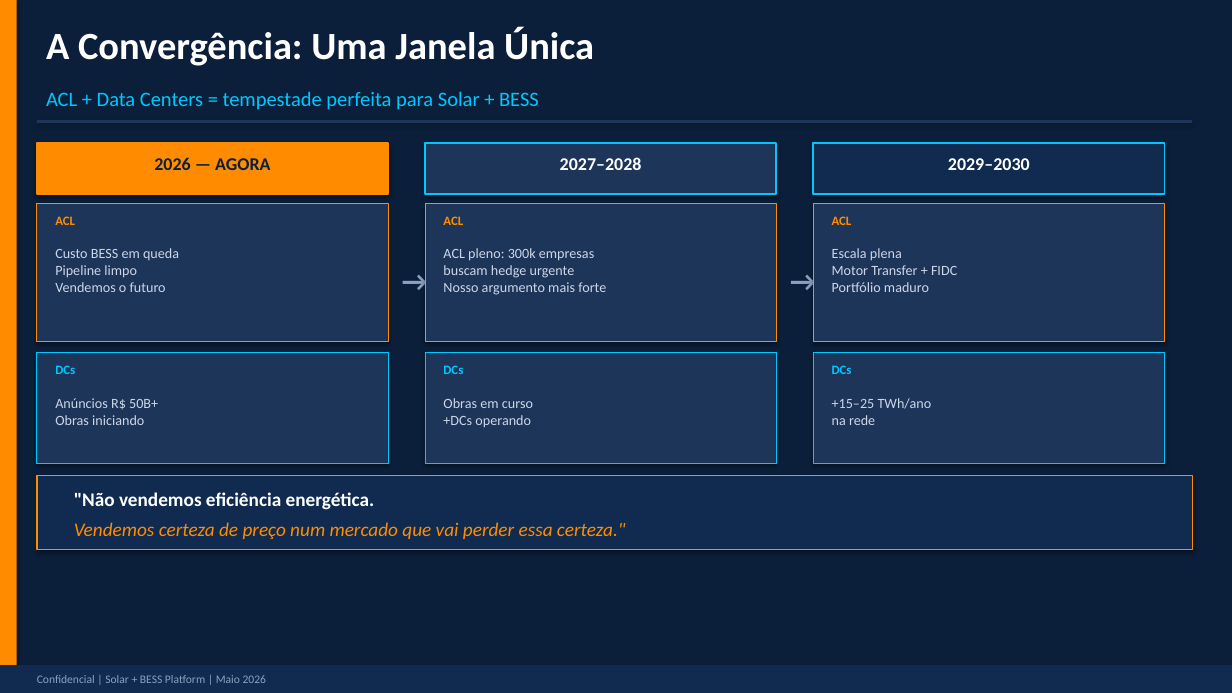
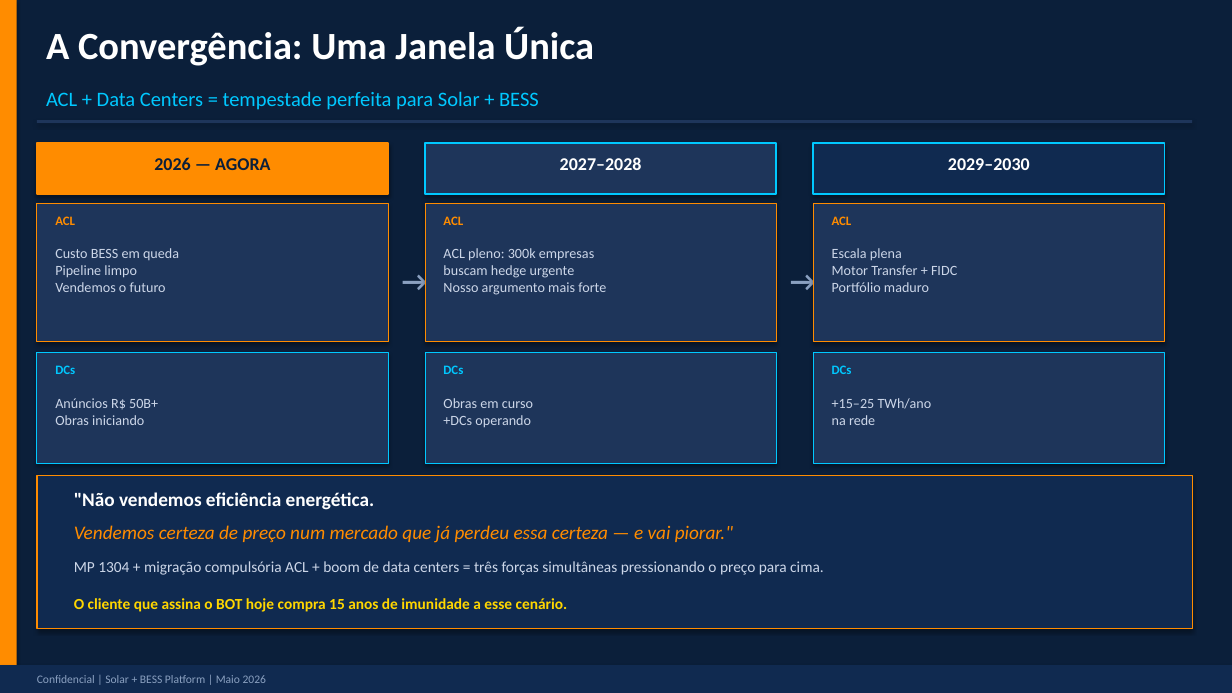
Before and after one commit to julianoper-creator/BessSimulator, a slide deck: slide 5 of docs/Solar_BESS_Platform_PitchDeck.pptx. Drawn at 1232x693 pixels with LibreOffice and Linux fonts; fonts in the diff are those of the drawing. Boxes give left, top, right and bottom in pixels: in the first picture for what was removed or moved away, otherwise in the second. Text is boxed around its words. In the diff, an @@ line names an element or a change of style, - is before the commit and + after.

```diff
--- a/docs/Solar_BESS_Platform_PitchDeck.pptx
+++ b/docs/Solar_BESS_Platform_PitchDeck.pptx
@@ rectangle: place and size @@
-rectangle at box(37, 476, 1192, 550)
+rectangle at box(37, 476, 1192, 628)
@@ text at box(74, 525, 733, 542): text changed @@
-Vendemos certeza de preço num mercado que vai perder essa certeza."
+Vendemos certeza de preço num mercado que já perdeu essa certeza — e vai piorar."
@@ text added at box(74, 561, 824, 575), 12 pt, text #CCD6E8 @@
+MP 1304 + migração compulsória ACL + boom de data centers = três forças simultâneas pressionando o preço para cima.
@@ text added at box(74, 598, 568, 612), 12 pt, text #FFD600, bold @@
+O cliente que assina o BOT hoje compra 15 anos de imunidade a esse cenário.
```
Also in this commit, not shown: 3 other slides changed.
